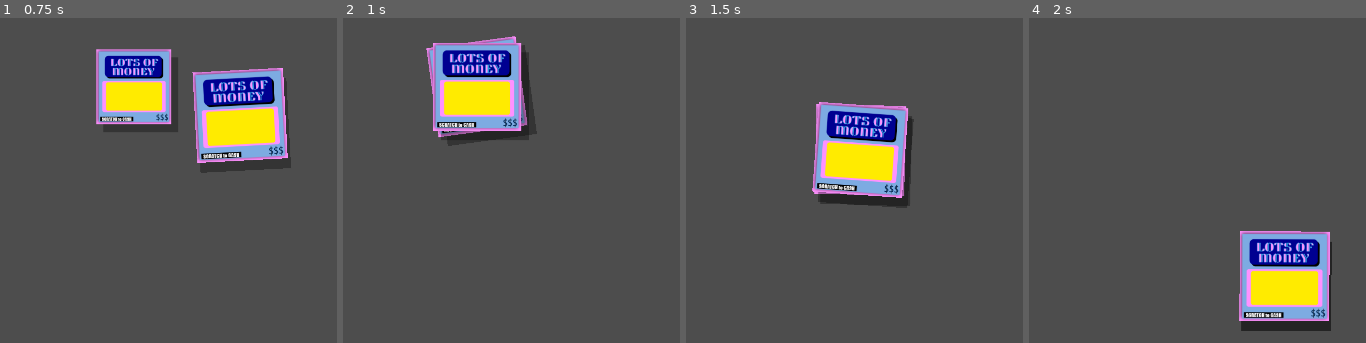
Above: before the commit, frames 1-4 (left to right).
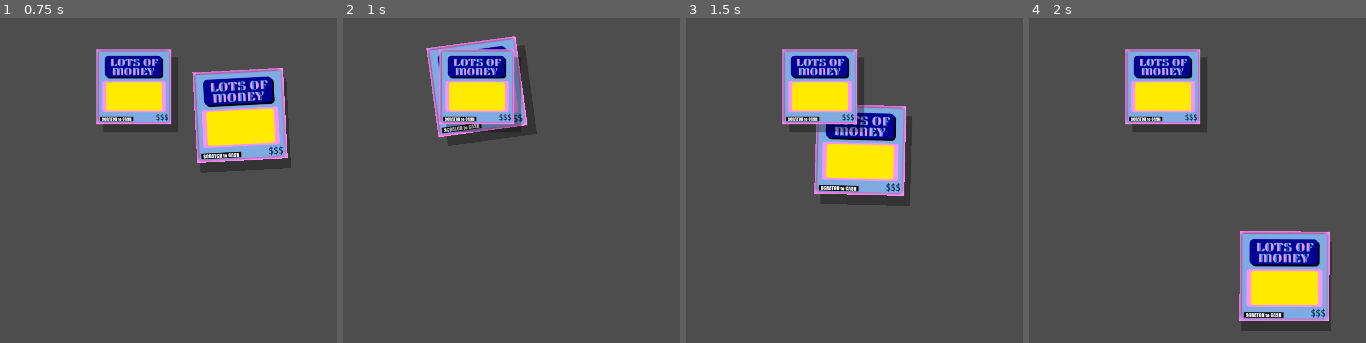
Above: after the commit, the same moments.

Repository: Hien-Trinh/ScratchOff
Game: Godot game, scene res://table.tscn
The game is run twice, just before and just after one commit, with the same random seed, the same clock (stepped at 60 frames per second) and the same inputs. The engine's default icon, where the game draws it, is replaced by a stand-in: a white triangle on a blue panel in a dark square.
Inputs (mouse positions are in pixels of both pictures, inside the frame that each line leads up to):
- Up to frame 1 (0.75 s): tap Enter at 0.5 s; drag from (293, 128) to (134, 86) at 0.52 s
- Up to frame 2 (1 s): no input
- Up to frame 3 (1.5 s): drag from (820, 86) to (942, 274) at 1.27 s
- Up to frame 4 (2 s): no input

Frame 1 is identical in both runs. In frame 2, 5.2% of the frame differs, in the area x 26-56%, y 7-38%; in frame 3, 8.1%, in the area x 28-68%, y 9-59%; in frame 4, 6.0%.

Commit message:
feat: scratching works yayyyyy

Diff:
--- a/HenryScratcher.tscn
+++ b/HenryScratcher.tscn
@@ -3,6 +3,10 @@
 [ext_resource type="Texture2D" uid="uid://ck2kjcjbj5mwa" path="res://assets/cards/ScratcherImage.jpg" id="1_2bib2"]
 [ext_resource type="Script" uid="uid://bl2gv8gwifwwc" path="res://HScratcherScript.gd" id="1_kod2i"]
 [ext_resource type="Script" uid="uid://bwjl3xbbyygxx" path="res://pushScript.gd" id="2_1g36t"]
+
+[sub_resource type="PhysicsMaterial" id="PhysicsMaterial_1g36t"]
+rough = true
+bounce = 4.6
 
 [sub_resource type="RectangleShape2D" id="RectangleShape2D_1g36t"]
 size = Vector2(278.00012, 398.0002)
@@ -15,6 +19,7 @@
 
 [node name="RigidBody2D" type="RigidBody2D" parent="." unique_id=252579777]
 scale = Vector2(0.99999994, 0.99999994)
+physics_material_override = SubResource("PhysicsMaterial_1g36t")
 script = ExtResource("2_1g36t")
 
 [node name="CollisionShape2D" type="CollisionShape2D" parent="RigidBody2D" unique_id=633846395]
--- a/card.tscn
+++ b/card.tscn
@@ -3,8 +3,8 @@
 [ext_resource type="Shader" uid="uid://bxjuyddt5wmul" path="res://shaders/2D-perspective.gdshader" id="1_rjlel"]
 [ext_resource type="Texture2D" uid="uid://deobaci2cicvx" path="res://assets/cards/lots-of-money.png" id="2_q5obu"]
 [ext_resource type="Script" uid="uid://c0qsq4y3fhco5" path="res://scripts/card.gd" id="3_q5obu"]
+[ext_resource type="Texture2D" uid="uid://yd4w2k3gg630" path="res://assets/scratch_reward/temp_scratch_100.png" id="4_1i5pp"]
 [ext_resource type="Script" uid="uid://b0sqm7r15n5eo" path="res://scripts/eraser_mask.gd" id="4_e484p"]
-[ext_resource type="Texture2D" uid="uid://0jx845p4rr1q" path="res://icon.svg" id="4_fpac0"]
 [ext_resource type="Shader" uid="uid://b8qqrs8wkxbqq" path="res://shaders/foil_erase.gdshader" id="5_1i5pp"]
 
 [sub_resource type="RectangleShape2D" id="RectangleShape2D_fpac0"]
@@ -51,8 +51,9 @@
 size = Vector2i(180, 180)
 
 [node name="RewardSprite" type="Sprite2D" parent="MainViewport" unique_id=374424711]
-texture = ExtResource("4_fpac0")
+texture = ExtResource("4_1i5pp")
 centered = false
+offset = Vector2(26, 82)
 
 [node name="FoilSprite" type="Sprite2D" parent="MainViewport" unique_id=1629320849]
 clip_children = 2
@@ -65,7 +66,15 @@
 transparent_bg = true
 size = Vector2i(180, 180)
 
-[node name="EraserMask" type="Node2D" parent="MaskViewport" unique_id=80648510]
+[node name="ScratchBounds" type="ColorRect" parent="MaskViewport" unique_id=2002547601]
+clip_children = 1
+offset_left = 26.0
+offset_top = 82.0
+offset_right = 154.0
+offset_bottom = 146.0
+color = Color(0, 0, 0, 1)
+
+[node name="EraserMask" type="Node2D" parent="MaskViewport/ScratchBounds" unique_id=80648510]
 script = ExtResource("4_e484p")
 
 [connection signal="mouse_entered" from="." to="." method="_on_mouse_entered"]
--- a/inventory.tscn
+++ b/inventory.tscn
@@ -1,7 +1,7 @@
 [gd_scene format=3 uid="uid://d3fh7koe6c1bg"]
 
-[ext_resource type="FontFile" uid="uid://bqxdvnqmuulum" path="res://assets/Fonts/Coolvetica Rg.otf" id="1_pohso"]
-[ext_resource type="Script" uid="uid://b0ir4y21fkyuy" path="res://scripts/inventory.gd" id="1_psafj"]
+[ext_resource type="FontFile" uid="uid://bqxdvnqmuulum" path="res://assets/fonts/Coolvetica Rg.otf" id="1_pohso"]
+[ext_resource type="Script" path="res://scripts/inventory.gd" id="1_psafj"]
 [ext_resource type="LabelSettings" uid="uid://ke1rn4aiuul1" path="res://themes/balance_header.tres" id="3_5tt2m"]
 [ext_resource type="Theme" uid="uid://br26gwrgbmvar" path="res://themes/inventory_body.tres" id="3_mrqgh"]
 
--- a/scripts/card.gd
+++ b/scripts/card.gd
@@ -8,6 +8,9 @@
 @export var spring: float = 150.0
 @export var damp: float = 20.0
 @export var velocity_multiplier: float = 2.0
+
+# Only one active card at a time
+static var active_card: Area2D = null
 
 var displacement: float = 0.0
 var oscillator_velocity: float = 0.0
@@ -27,7 +30,7 @@
 @onready var shadow: Sprite2D = $Shadow
 @onready var card_display: Sprite2D = $CardDisplay
 @onready var collision_shape: CollisionShape2D = $CollisionShape2D
-@onready var eraser_mask: Node2D = $MaskViewport/EraserMask
+@onready var eraser_mask: Node2D = $MaskViewport/ScratchBounds/EraserMask
 @onready var card_size: Vector2 = Vector2($MainViewport.size) * card_display.scale
 
 func _ready() -> void:
@@ -66,6 +69,10 @@
 
 # This built-in function fires when the mouse interacts with the Area2D's CollisionShape
 func _input_event(_viewport: Node, event: InputEvent, _shape_idx: int) -> void:
+	# If another card is currently active, ignore this event.
+	if active_card != null and active_card != self: return
+	active_card = self
+
 	# Handle Mouse Click (Start Dragging)
 	if event is InputEventMouseButton and event.button_index == MOUSE_BUTTON_LEFT:
 		if event.is_pressed():
@@ -97,7 +104,6 @@
 	var rot_x: float = rad_to_deg(lerp_angle(-angle_x_max, angle_x_max, lerp_val_x))
 	var rot_y: float = rad_to_deg(lerp_angle(angle_y_max, -angle_y_max, lerp_val_y))
 
-
 	card_display.material.set_shader_parameter("x_rot", rot_y)
 	card_display.material.set_shader_parameter("y_rot", rot_x)
 
@@ -105,6 +111,9 @@
 # We use global input to detect the drop. If the user moves the mouse wildly,
 # it might leave the collision shape before they release the click.
 func _input(event: InputEvent) -> void:
+	# If a card is being dragged/scratched, and it's not this one, ignore the mouse completely
+	if active_card != null and active_card != self: return
+
 	# Using drag_offset prevents snapping the card's exact center to the cursor
 	if event is InputEventMouseMotion and following_mouse:
 		global_position = get_global_mouse_position() + drag_offset
@@ -127,9 +136,13 @@
 	if event is InputEventMouseButton and event.button_index == MOUSE_BUTTON_RIGHT:
 		if not event.is_pressed():
 			is_scratching = false
+			eraser_mask.break_line()
 
 # Connect this via the Godot Node Editor signals -> Area2D.mouse_entered
 func _on_mouse_entered() -> void:
+	# Don't hover if the player is currently dragging/scratching a card
+	if active_card != null: return
+
 	if tween_hover and tween_hover.is_running():
 		tween_hover.kill()
 	tween_hover = create_tween().set_ease(Tween.EASE_OUT).set_trans(Tween.TRANS_ELASTIC)
@@ -137,6 +150,10 @@
 
 # Connect this via the Godot Node Editor signals -> Area2D.mouse_exited
 func _on_mouse_exited() -> void:
+	# Only give up the lock if this card is the one holding it
+	if active_card == self:
+		active_card = null
+
 	# Reset rotation
 	if tween_rot and tween_rot.is_running():
 		tween_rot.kill()
--- a/scripts/eraser_mask.gd
+++ b/scripts/eraser_mask.gd
@@ -2,26 +2,38 @@
 
 var scratch_points := PackedVector2Array()
 var brush_size: float = 30.0 # Adjust thickness of the coin/eraser
+var scratchable_area_offset:= Vector2(26.0, 82.0)
+
+const pen_up := Vector2(-9999, -9999)
 
 func add_scratch_point(pos: Vector2) -> void:
-	scratch_points.append(pos)
+	scratch_points.append(pos - scratchable_area_offset)
 	queue_redraw()
+
+func break_line() -> void:
+	# Set impossible coords to send "pen up" signal
+	scratch_points.append(pen_up)
 
 func clear_scratch() -> void:
 	scratch_points.clear()
 	queue_redraw()
 
+# Paint white onto a black ScratchBounds, if pixel is white then turn foil transparent
 func _draw() -> void:
 	if scratch_points.size() == 0: return
-	if scratch_points.size() == 1:
-		draw_circle(scratch_points[0], brush_size / 2.0, Color.WHITE)
-		return
 
 	# Draw thick lines between all recorded mouse points
 	for i in range(1, scratch_points.size()):
 		var p1 = scratch_points[i-1]
 		var p2 = scratch_points[i]
+
+		draw_circle(p1, brush_size / 2.0, Color.WHITE)
+
+		# If either point is our "pen up" signal, skip drawing this line
+		if p1 == pen_up or p2 == pen_up:
+			continue
+
 		draw_line(p1, p2, Color.WHITE, brush_size, true)
-		draw_circle(p1, brush_size / 2.0, Color.WHITE) # Rounds off the line joints
 
-	draw_circle(scratch_points[-1], brush_size / 2.0, Color.WHITE)
+	if scratch_points[-1] != pen_up:
+		draw_circle(scratch_points[-1], brush_size / 2.0, Color.WHITE)
--- a/shaders/foil_erase.gdshader
+++ b/shaders/foil_erase.gdshader
@@ -8,6 +8,6 @@
 	vec4 mask = texture(mask_texture, UV);
 
 	COLOR = foil;
-	// Subtract the mask's alpha from the foil's alpha
-	COLOR.a = clamp(foil.a - mask.a, 0.0, 1.0);
+	// Subtract the mask's red from the foil's alpha
+	COLOR.a = clamp(foil.a - mask.r, 0.0, 1.0);
 }
--- a/themes/shop_header.tres
+++ b/themes/shop_header.tres
@@ -1,6 +1,6 @@
 [gd_resource type="LabelSettings" format=3 uid="uid://buxtvmxr8t4no"]
 
-[ext_resource type="FontFile" uid="uid://bqxdvnqmuulum" path="res://assets/Fonts/Coolvetica Rg.otf" id="1_oa5vg"]
+[ext_resource type="FontFile" uid="uid://bqxdvnqmuulum" path="res://assets/fonts/Coolvetica Rg.otf" id="1_oa5vg"]
 
 [resource]
 font = ExtResource("1_oa5vg")
Not shown, changed: assets/Fonts/Coolvetica Rg.otf.import
Binary file added: assets/scratch_reward/temp_scratch_100.png
Not shown, added: assets/scratch_reward/temp_scratch_100.png.import
